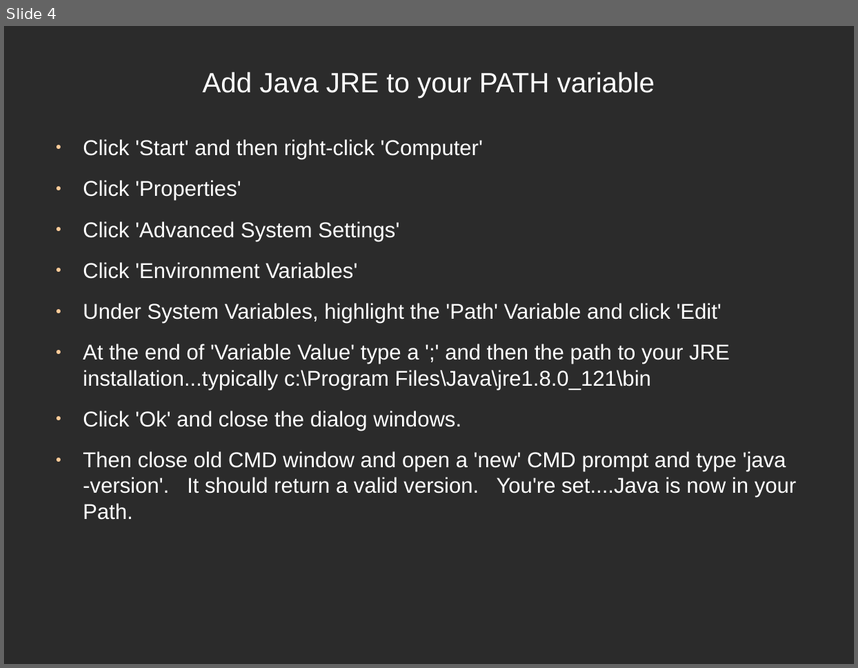
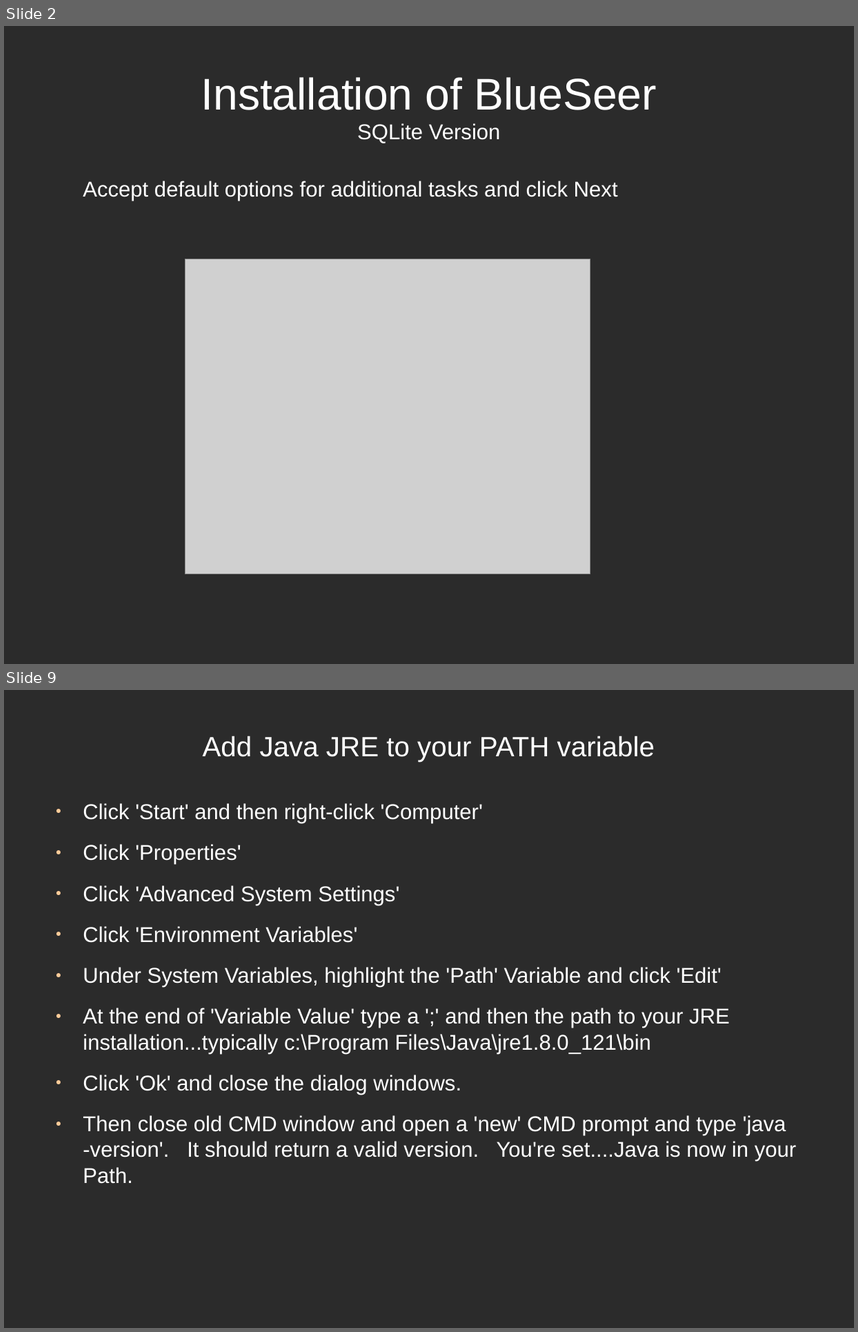
Before and after one commit to blueseerERP/blueseer, a slide deck: documentation/blueseer_install_instructions.odp. Shown one above the other, each under a label of ours: slide 4 before the commit, slides 2 and 9 after it; the slides between them are not shown. The pictures are 858x668 and 858x1332 pixels, drawn with LibreOffice and Linux fonts; fonts in the diff are those of the drawing; grey boxes stand for pictures; background and template pictures are left out; a plain dark background stands for a picture behind light text. Boxes give left, top, right and bottom in pixels: in the first picture for what was removed or moved away, otherwise in the second. Text is boxed around its words. In the diff, an @@ line names an element or a change of style, - is before the commit and + after.

```diff
--- a/documentation/blueseer_install_instructions.odp
+++ b/documentation/blueseer_install_instructions.odp
@@ slide 2 added at [4, 26, 854, 664], background picture (left out) @@
@@ title added at [201, 77, 657, 143], 41.4 pt, text #FFFFFF @@
+Installation of BlueSeer
+SQLite Version
@@ text added at [83, 181, 618, 201], 20 pt, text #FFFFFF @@
+Accept default options for additional tasks and click Next
@@ picture added at [185, 259, 590, 574] @@
@@ what was slide 4 is now slide 9 @@
```
Also in this commit, not shown: 3 slides changed, 4 other slides added, 19 other files.
